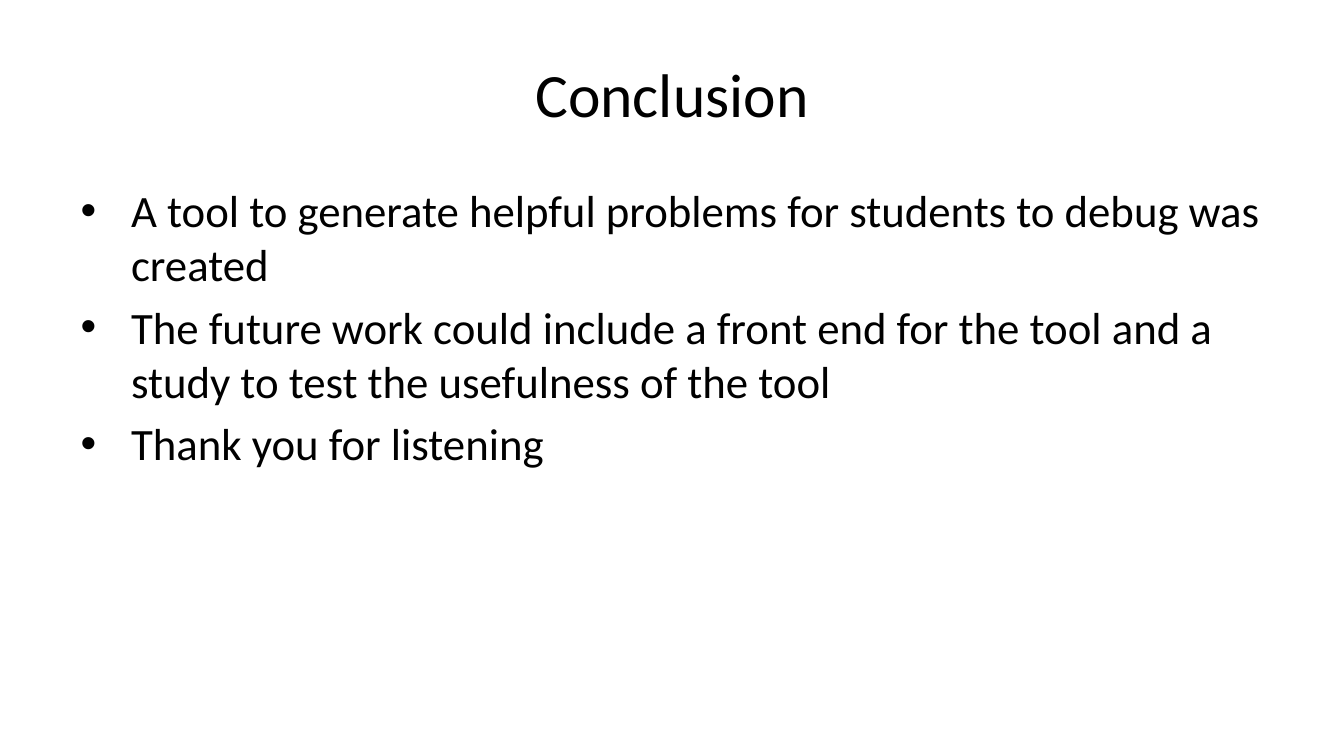
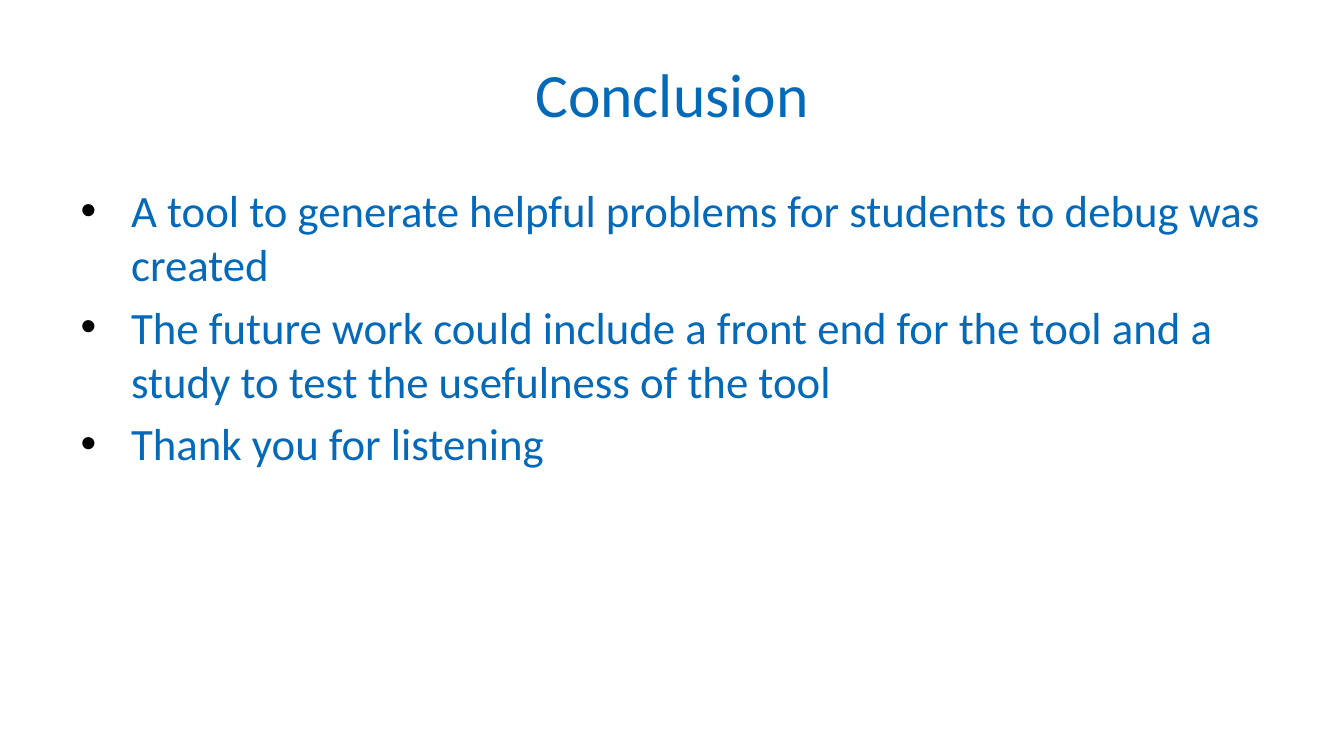
Before and after one commit to Patrick941/MAIProject, a slide deck: slide 12 of Presentation/presentation.odp. Drawn at 1344x756 pixels with LibreOffice and Linux fonts; fonts in the diff are those of the drawing; background and template pictures are left out. Boxes give left, top, right and bottom in pixels: in the first picture for what was removed or moved away, otherwise in the second. Text is boxed around its words. In the diff, an @@ line names an element or a change of style, - is before the commit and + after.

```diff
--- a/Presentation/presentation.odp
+++ b/Presentation/presentation.odp
@@ title "Conclusion" at (x1=535, y1=74, x2=808, y2=118): text colour #000000 to #0569B9 @@
@@ text "A tool to generate helpful ..." at (x1=131, y1=196, x2=1259, y2=468): text colour #000000 to #0569B9 @@
```
Also in this commit, not shown: 12 other slides changed.
